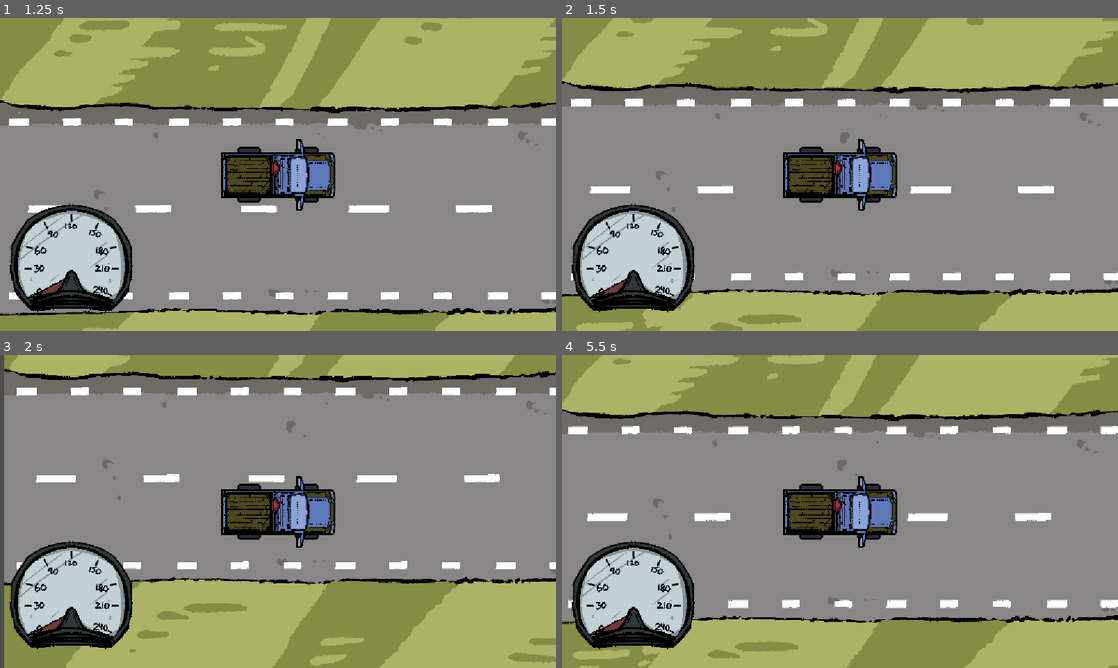
Above: before the commit, frames 1-4 (two rows, left to right).
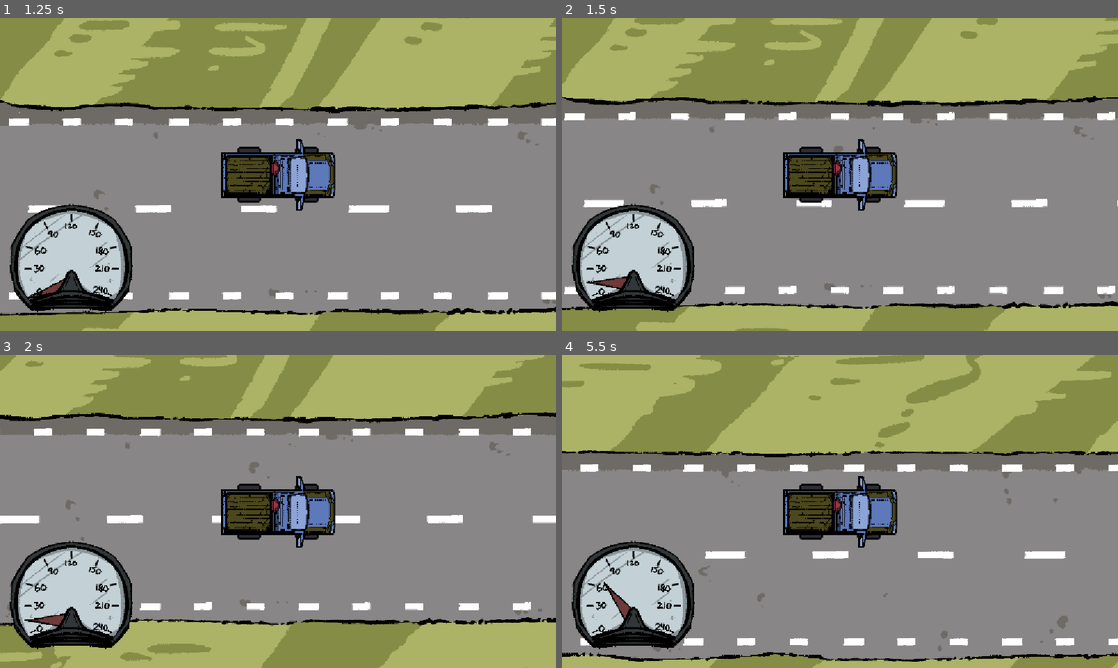
Above: after the commit, the same moments.

Repository: midenfors/project-epa
Game: Godot game, scene res://Scenes/UI/main_menu.tscn
The game is run twice, just before and just after one commit, with the same random seed, the same clock (stepped at 60 frames per second) and the same inputs.
Inputs:
- Up to frame 1 (1.25 s): click "Start" at 0.5 s
- Up to frame 2 (1.5 s): tap Enter at 1.25 s; hold S (Turn Right) from 1.28 s (still down); tap Space (Boost) at 1.35 s
- Up to frame 3 (2 s): keep holding S (Turn Right); tap A (Break) at 1.55 s
- Up to frame 4 (5.5 s): release S (Turn Right) at 2.03 s; hold W (Turn Left) 2.03-2.78 s; tap A (Break) at 2.1, 3.8, 4.35 s; tap D (Gas) at 2.3, 2.85, 4.55, 5.1 s; hold S (Turn Right) 2.78-4.28 s; tap Space (Boost) at 3.05, 3.6, 5.3 s; hold W (Turn Left) from 4.28 s (still down)

Frame 1 is identical in both runs. In frame 2, 21% of the frame differs, in the area x 0-100%, y 0-100%; in frame 3, 36%; in frame 4, 40%.

Commit message:
Switch to boost driven traverasl. When you run out of snus, you run out of forward.

Diff:
--- a/Scenes/world.tscn
+++ b/Scenes/world.tscn
@@ -24,36 +24,6 @@
 shape = SubResource("RectangleShape2D_qi6xy")
 
 [node name="CollisionShape2D2" type="CollisionShape2D" parent="Background1/GrassArea" unique_id=956874921]
-position = Vector2(4, 442)
-shape = SubResource("RectangleShape2D_qi6xy")
-
-[node name="Background2" type="Sprite2D" parent="." unique_id=271030503]
-position = Vector2(5353, 79)
-texture = ExtResource("2_8j60k")
-
-[node name="GrassArea" type="Area2D" parent="Background2" unique_id=434395409]
-collision_layer = 2
-
-[node name="CollisionShape2D" type="CollisionShape2D" parent="Background2/GrassArea" unique_id=1435647088]
-position = Vector2(-0.5, -439)
-shape = SubResource("RectangleShape2D_qi6xy")
-
-[node name="CollisionShape2D2" type="CollisionShape2D" parent="Background2/GrassArea" unique_id=988336649]
-position = Vector2(4, 442)
-shape = SubResource("RectangleShape2D_qi6xy")
-
-[node name="Background3" type="Sprite2D" parent="." unique_id=1978498080]
-position = Vector2(9310, 86)
-texture = ExtResource("2_8j60k")
-
-[node name="GrassArea" type="Area2D" parent="Background3" unique_id=698558844]
-collision_layer = 2
-
-[node name="CollisionShape2D" type="CollisionShape2D" parent="Background3/GrassArea" unique_id=543812724]
-position = Vector2(-0.5, -439)
-shape = SubResource("RectangleShape2D_qi6xy")
-
-[node name="CollisionShape2D2" type="CollisionShape2D" parent="Background3/GrassArea" unique_id=657079910]
 position = Vector2(4, 442)
 shape = SubResource("RectangleShape2D_qi6xy")
 
@@ -99,7 +69,3 @@
 
 [connection signal="body_entered" from="Background1/GrassArea" to="." method="_on_grass_area_body_entered"]
 [connection signal="body_exited" from="Background1/GrassArea" to="." method="_on_grass_area_body_exited"]
-[connection signal="body_entered" from="Background2/GrassArea" to="." method="_on_grass_area_body_entered"]
-[connection signal="body_exited" from="Background2/GrassArea" to="." method="_on_grass_area_body_exited"]
-[connection signal="body_entered" from="Background3/GrassArea" to="." method="_on_grass_area_body_entered"]
-[connection signal="body_exited" from="Background3/GrassArea" to="." method="_on_grass_area_body_exited"]
--- a/Scripts/car.gd
+++ b/Scripts/car.gd
@@ -1,10 +1,17 @@
 class_name Car
 extends CharacterBody2D
 
-@export var speed : float = 250
-@export var steering_speed : float = 200
+
+# Upgradable
+@export var num_speed_boosts : int = 5 		# Number of snus in the bucket
+@export var speed_boost : float = 10.0		# Car Booster Upgrade
+@export var deceleration : float = -1.0		# Car Engine Upgrade
+
+var steering_speed : float = 3
+var speed : float = 0
 
 var on_grass : bool = false
+var grass_deceleration_modifier = 4
 
 var speedometer : Speedometer
 
@@ -13,21 +20,29 @@
 
 
 func _physics_process(_delta: float) -> void:
+	# var input_throttle = Input.get_axis("Break", "Gas") * throttle_modifier
+	if Input.is_action_just_pressed("Boost"):
+		if num_speed_boosts > 0:
+			num_speed_boosts -= 1
+			speed += speed_boost
+	var input_throttle = clamp(speed , 0, 10000)
 
-	var throttle_modifier : float = 1.0
+	var dec_modifer = 1
 	if on_grass:
-		throttle_modifier *= 0.5
+		dec_modifer *= grass_deceleration_modifier
 		if $CPUParticles2D.emitting == false:
 			$CPUParticles2D.restart()
 	else:
 		if $CPUParticles2D.emitting == true:
 			$CPUParticles2D.emitting = false
+	speed += deceleration * dec_modifer * _delta
+	if speed < 0:
+		speed = 0
 
-	var input_throttle = Input.get_axis("Break", "Gas") * throttle_modifier
-	var input_steering = Input.get_axis("Turn Left", "Turn Right")
+	var input_steering = Input.get_axis("Turn Left", "Turn Right") * speed * steering_speed
 
 	if input_throttle > 0:
-		speedometer.set_speed(input_throttle * 35)
+		speedometer.set_speed(speed * 2)
 	else:
 		speedometer.set_arrow_to_zero()
 
